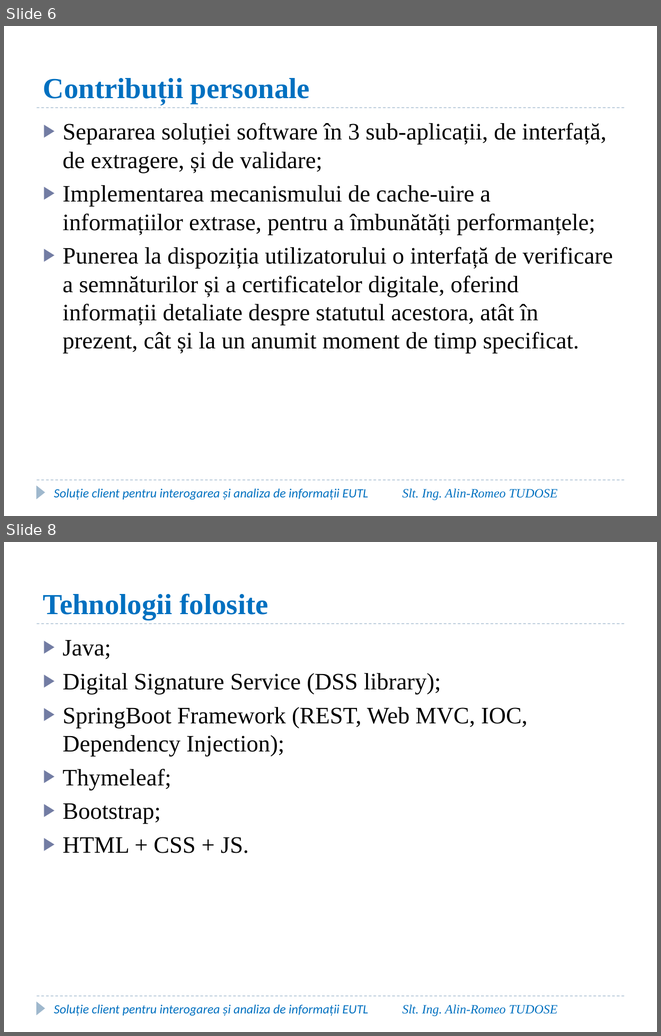
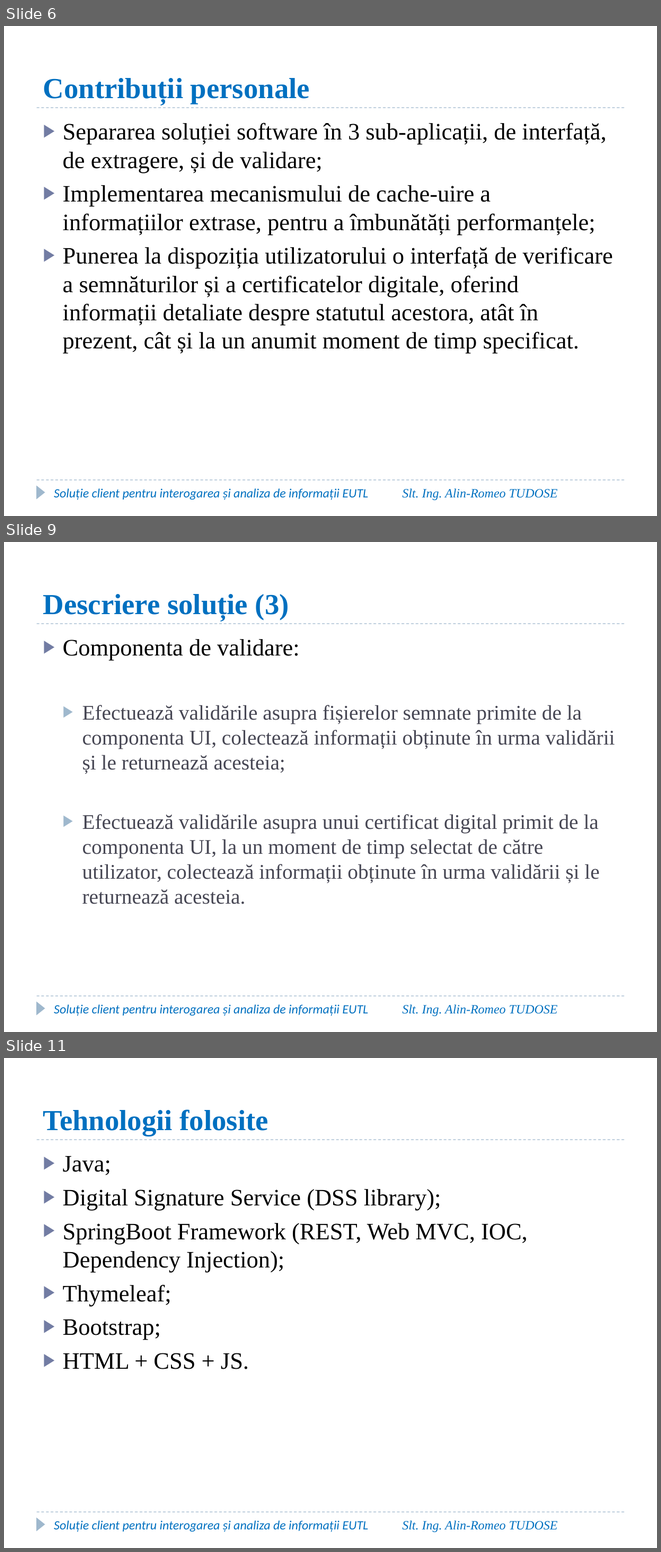
Before and after one commit to AlinTudose98/Disertatie, a slide deck: Documentatie/Prezentare_Disertatie_Tudose_Alin.pptx. Shown one above the other, each under a label of ours: slides 6 and 8 before the commit, slides 6, 9 and 11 after it; the slides between them are not shown. The pictures are 661x1036 and 661x1552 pixels, drawn with LibreOffice and Linux fonts; fonts in the diff are those of the drawing; background and template pictures are left out. Boxes give left, top, right and bottom in pixels: in the first picture for what was removed or moved away, otherwise in the second. Text is boxed around its words. In the diff, an @@ line names an element or a change of style, - is before the commit and + after.

```diff
--- a/Documentatie/Prezentare_Disertatie_Tudose_Alin.pptx
+++ b/Documentatie/Prezentare_Disertatie_Tudose_Alin.pptx
@@ slide 9 added at (4, 542, 657, 1032), background #FFFFFF; not listed: 3 template elements that a slide beside it also shows @@
@@ title added at (43, 594, 289, 620), 32 pt, text #0070C0, bold @@
+Descriere soluție (3)
@@ text added at (63, 639, 615, 904), 23 pt, text #464653 @@
+▶ Componenta de validare:
+  ▶ Efectuează validările asupra fișierelor semnate primite de la componenta UI, colectează informații obținute în urma validării și le returnează acesteia;
+  ▶ Efectuează validările asupra unui certificat digital primit de la componenta UI, la un moment de timp selectat de către utilizator, colectează informații obținute în urma validării și le returnează acesteia.
@@ text added at (54, 1004, 368, 1016), 14 pt, text #0070C0, italic @@
+Soluție client pentru interogarea și analiza de informații EUTL
@@ text added at (402, 1004, 558, 1016), 14 pt, text #0070C0, italic @@
+Slt. Ing. Alin-Romeo TUDOSE
@@ what was slide 8 is now slide 11 @@
```
Also in this commit, not shown: 1 slide changed, 2 other slides added.
